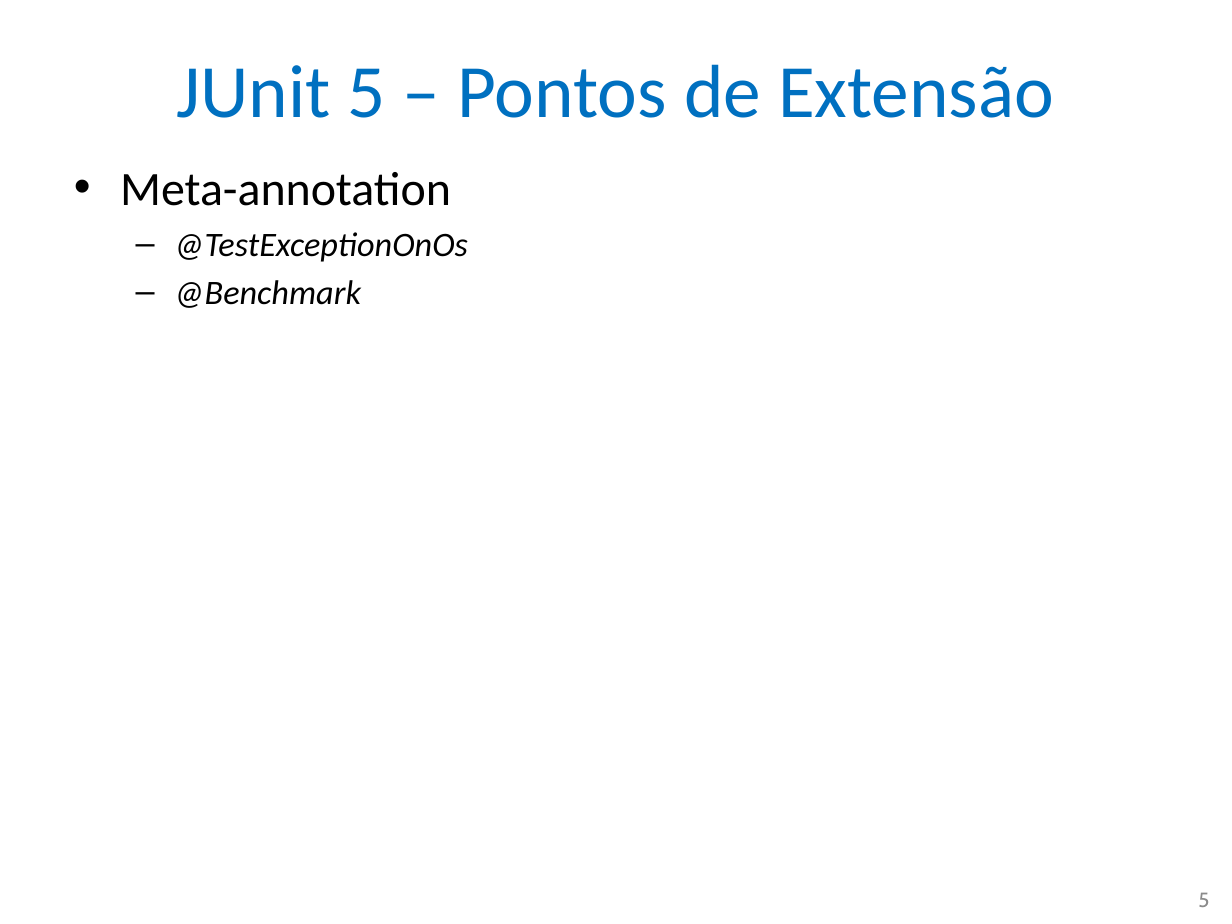
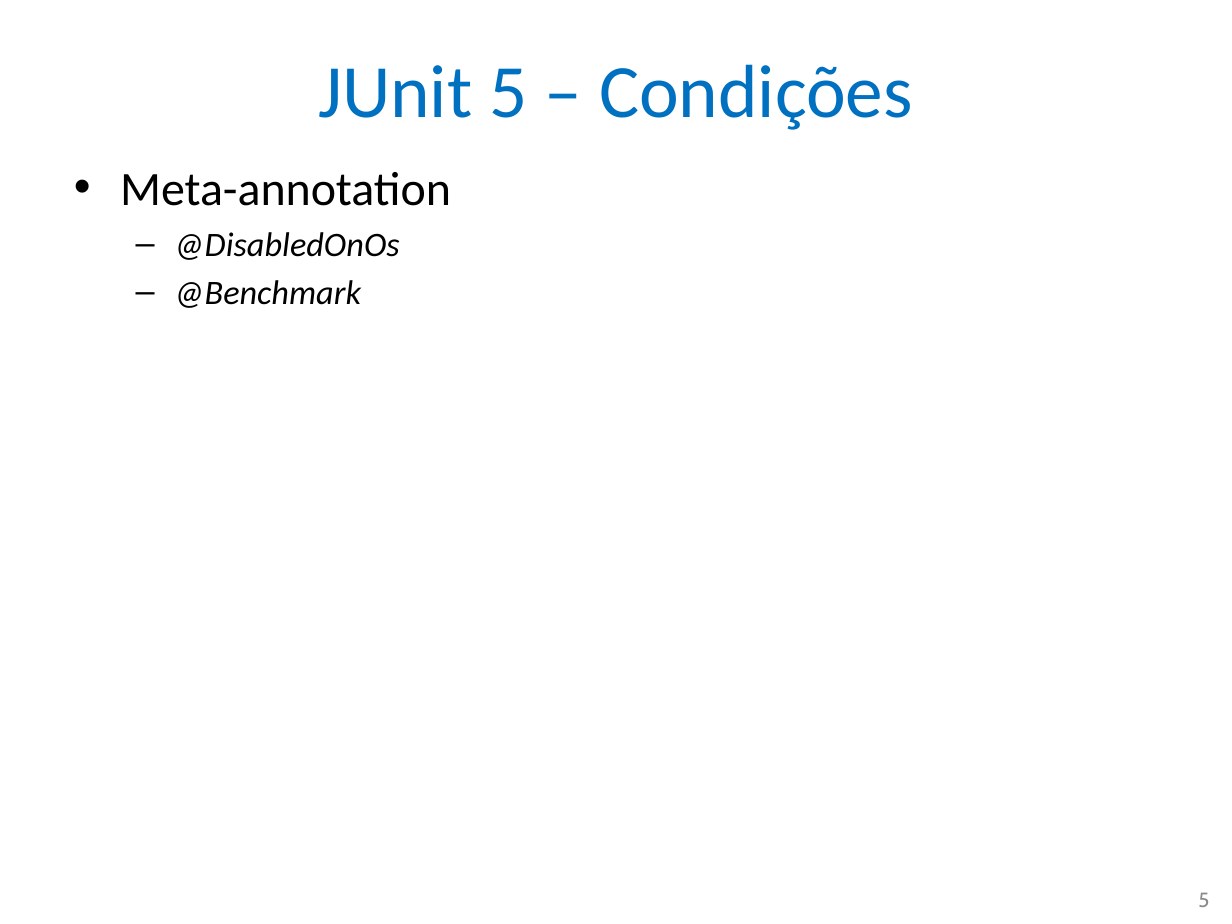
Before and after one commit to nascimentolwtn/INPE-CAP-385_DesenvolvimentoFrameworks, a slide deck: slide 5 of CAP385-00-Presentations/03-JUnit 5 Arquitetura e Pontos de Extensão/03-JUnit 5 - Arquitetura.pptx. Drawn at 1232x924 pixels with LibreOffice and Linux fonts; fonts in the diff are those of the drawing. Boxes give left, top, right and bottom in pixels: in the first picture for what was removed or moved away, otherwise in the second. Text is boxed around its words. In the diff, an @@ line names an element or a change of style, - is before the commit and + after.

```diff
--- a/CAP385-00-Presentations/03-JUnit 5 Arquitetura e Pontos de Extensão/03-JUnit 5 - Arquitetura.pptx
+++ b/CAP385-00-Presentations/03-JUnit 5 Arquitetura e Pontos de Extensão/03-JUnit 5 - Arquitetura.pptx
@@ title at (318, 64, 913, 130): text changed @@
-JUnit 5 – Pontos de Extensão
+JUnit 5 – Condições
@@ text at (174, 232, 400, 260): text changed @@
-  – @TestExceptionOnOs
+  – @DisabledOnOs
```
Also in this commit, not shown: 1 other slide changed, 7 other files.
